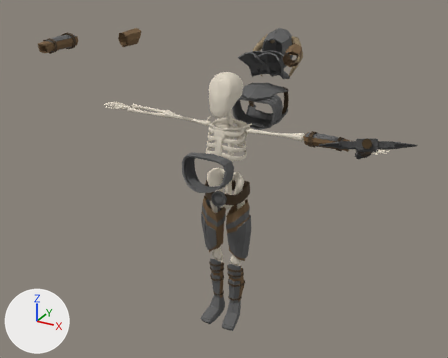
A saved change to the FBX model SkeletonEnemy.fbx.
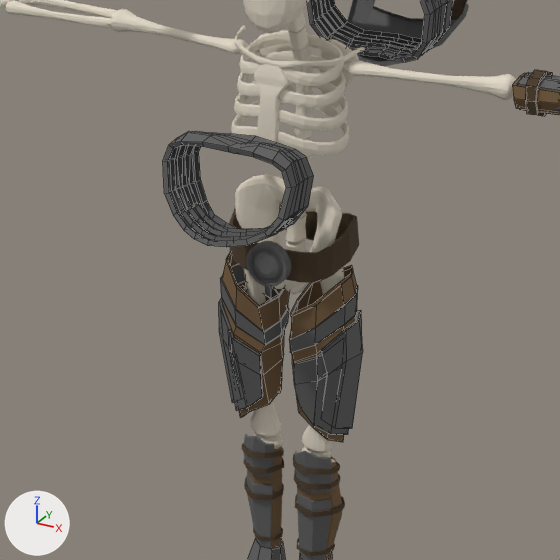
Old and new are each drawn whole from a camera (50 mm lens) standing at (7.09, -13.06, 10.8) and looking at (-0.07, -0.03, 4.29) and again close up on the part from 28% to 71% of the width and 30% to 84% of the height. Lighting does not change. The marker at lower left points along +X, +Y and +Z. The close-ups show mesh edges as thin lines. Where no turn or scale is listed for an object, it has been applied to the vertices.

Objects in the first close-up: 'Belt', 'Bracer Left', 'Chest Plate', 'Chest Plate Under2', 'ChestPlate Under', 'Leg Armor Left', 'Leg Armor Right', 'Shin Armor Left', 'Shin Armor Right', 'Skeleton'.
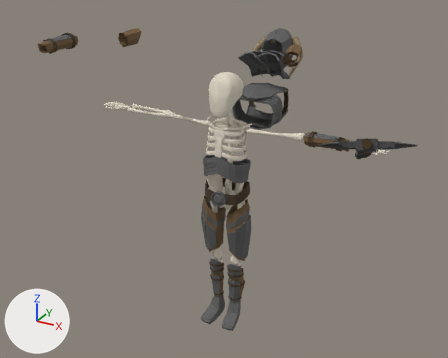
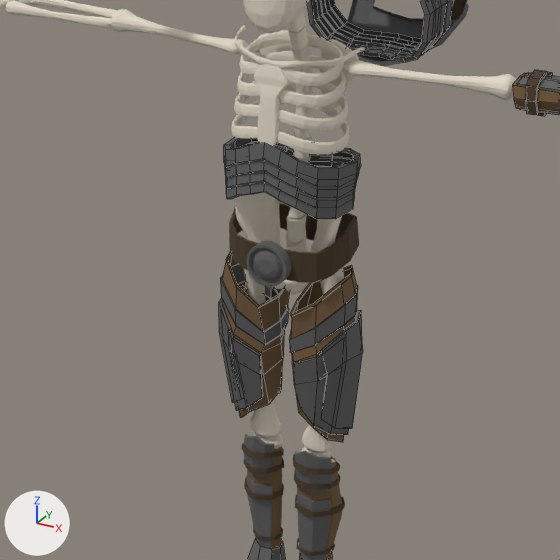
Where the newer file only moved an object's origin or applied its transform, the numbers keep the older frame.

Where the change shows, as pixel boxes (x1, y1, x2, y2) in the close-ups (560 x 560 px):
```json
{"object": "Chest Plate Under2", "change": "moved, turned", "before": [163, 131, 314, 247], "after": [224, 137, 361, 219]}
```

Edits to the scene script, one JSON object a line:
```json
{"op": "set", "path": "ob_chest_plate_under2.rotation_euler", "old": "(1.464, 0.0, 0.0)", "new": "(0.0, 0.0, 0.0)", "note": "degrees (84, 0, 0) -> degrees (0, 0, 0)"}
{"op": "set", "path": "ob_chest_plate_under2.location", "old": "(0.042, -0.615, 4.877)", "new": "(0.042, -0.154, 4.225)"}
```
